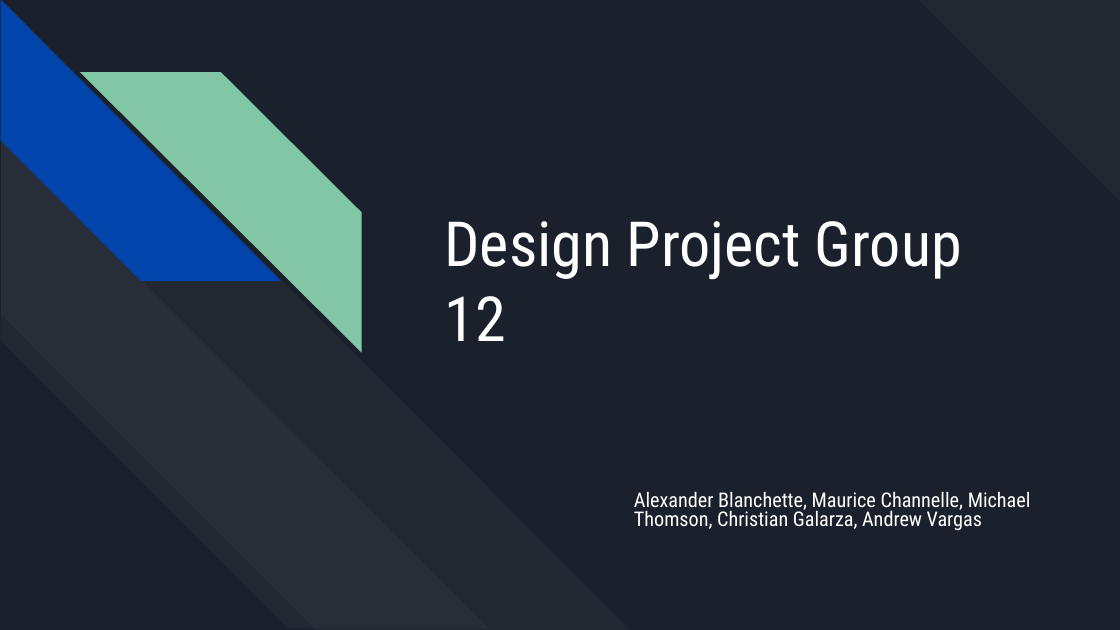
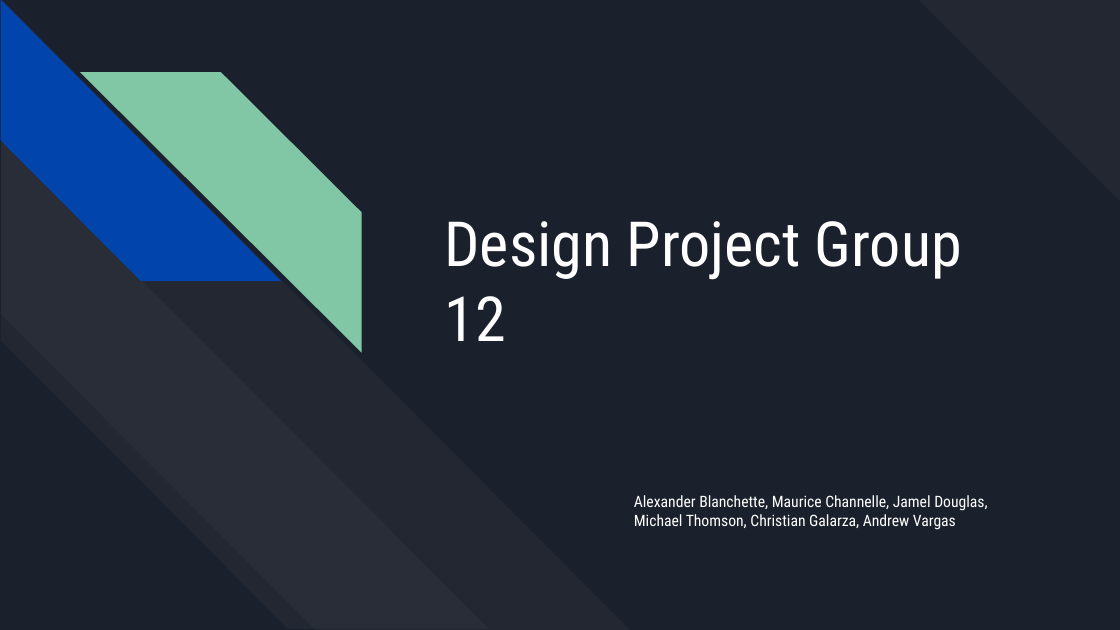
Before and after one commit to JamelD/lis4488, a slide deck: slide 1 of design-project/source/Design Project Group 12.pptx. Drawn at 1120x630 pixels with LibreOffice and Linux fonts; fonts in the diff are those of the drawing. Boxes give left, top, right and bottom in pixels: in the first picture for what was removed or moved away, otherwise in the second. Text is boxed around its words. In the diff, an @@ line names an element or a change of style, - is before the commit and + after.

Commit message:
design project final submission

```diff
--- a/design-project/source/Design Project Group 12.pptx
+++ b/design-project/source/Design Project Group 12.pptx
@@ subtitle at box(634, 495, 987, 530): text changed; size 13 to 10.1 pt @@
-Alexander Blanchette, Maurice Channelle, Michael Thomson, Christian Galarza, Andrew Vargas
+Alexander Blanchette, Maurice Channelle, Jamel Douglas, Michael Thomson, Christian Galarza, Andrew Vargas
```
Also in this commit, not shown: 1 other slide changed, 2 other files.
